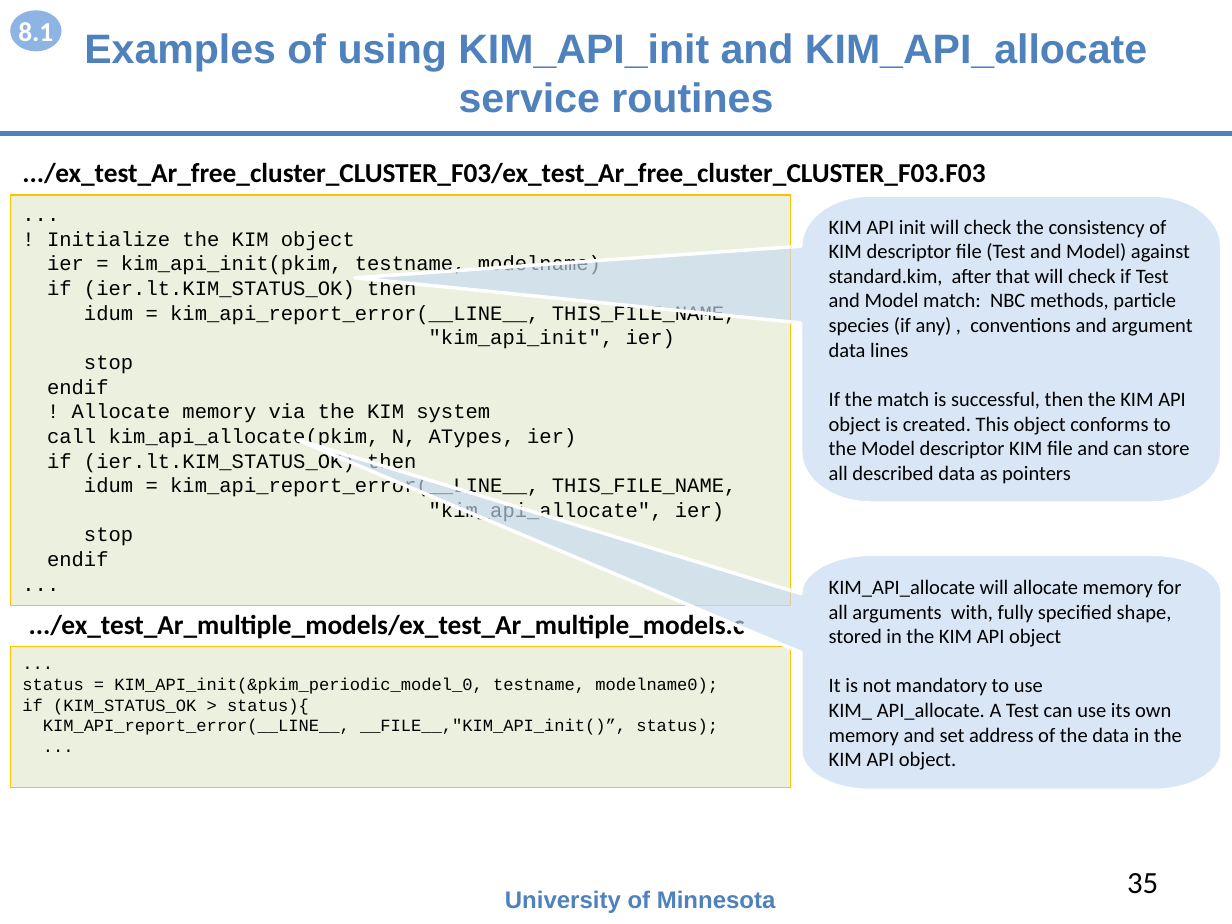
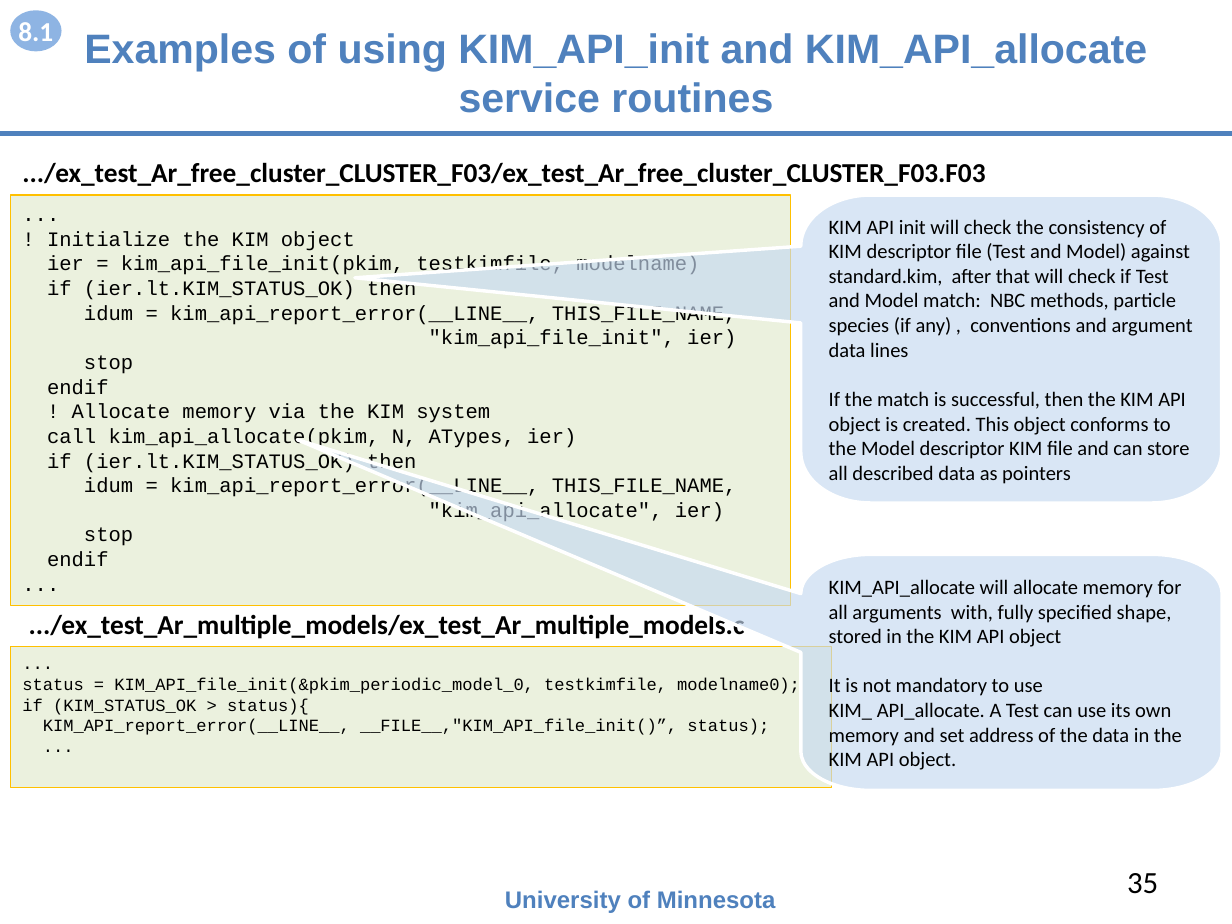
Before and after one commit to openkim/kim-api, a slide deck: slide 35 of DOCS/openkim-api-introduction.pptx. Drawn at 1232x924 pixels with LibreOffice and Linux fonts; fonts in the diff are those of the drawing. Boxes give left, top, right and bottom in pixels: in the first picture for what was removed or moved away, otherwise in the second. Text is boxed around its words. In the diff, an @@ line names an element or a change of style, - is before the commit and + after.

Commit message:
Add KIM_API_file_init(); deprecate KIM_API_init()

```diff
--- a/DOCS/openkim-api-introduction.pptx
+++ b/DOCS/openkim-api-introduction.pptx
@@ text in rectangle at (47, 256, 699, 275): text changed @@
-ier = kim_api_init(pkim, testname, modelname)
+ier = kim_api_file_init(pkim, testkimfile, modelname)
@@ text in rectangle at (429, 330, 736, 349): text changed @@
-"kim_api_init", ier)
+"kim_api_file_init", ier)
@@ rectangle "...": place and size @@
-rectangle "..." at (10, 647, 790, 787)
+rectangle "..." at (10, 647, 832, 787)
@@ text in rectangle at (22, 677, 800, 694): text changed @@
-status = KIM_API_init(&pkim_periodic_model_0, testname, modelname0);
+status = KIM_API_file_init(&pkim_periodic_model_0, testkimfile, modelname0);
@@ text in rectangle at (43, 718, 769, 735): text changed @@
-KIM_API_report_error(__LINE__, __FILE__,"KIM_API_init()”, status);
+KIM_API_report_error(__LINE__, __FILE__,"KIM_API_file_init()”, status);
```
Also in this commit, not shown: 4 other slides changed, 37 other files.
